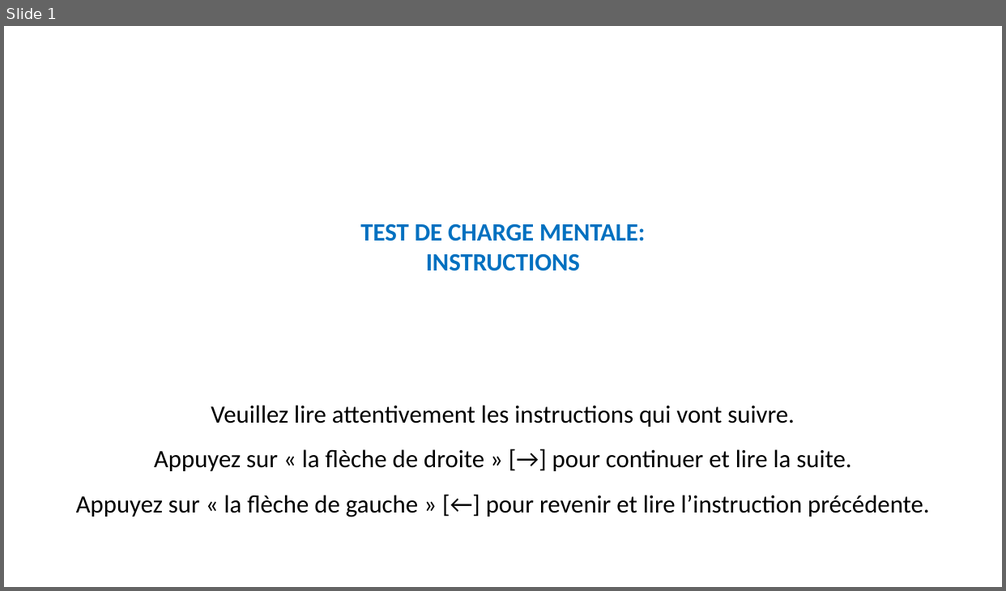
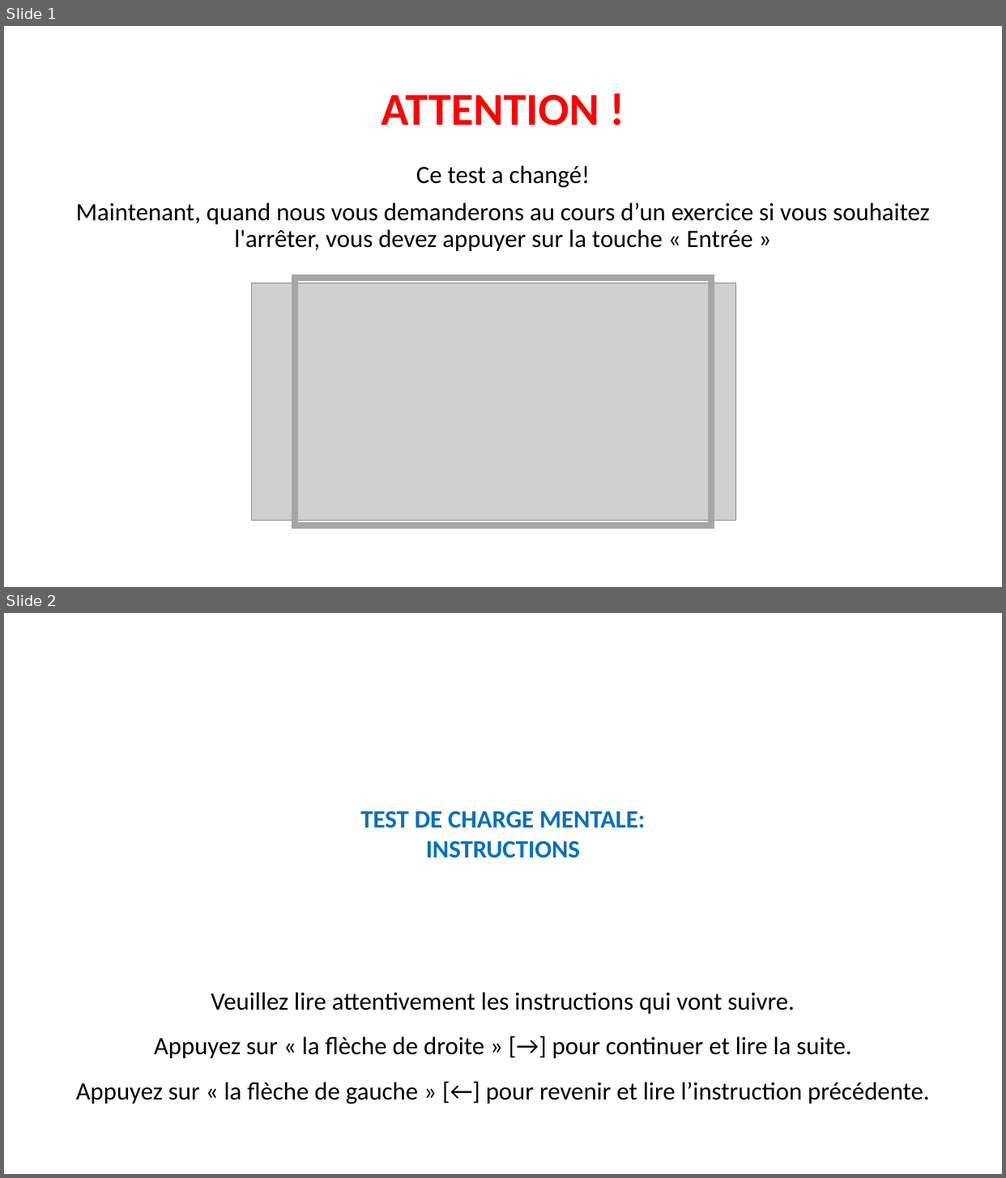
Before and after one commit to MBB-team/Online_Testing, a slide deck: src/EngMain2/Stimuli/Instructions.pptx. Shown one above the other, each under a label of ours: slide 1 before the commit, slides 1 and 2 after it. The pictures are 1006x591 and 1006x1178 pixels, drawn with LibreOffice and Linux fonts; fonts in the diff are those of the drawing; grey boxes stand for pictures. Boxes give left, top, right and bottom in pixels: in the first picture for what was removed or moved away, otherwise in the second. Text is boxed around its words. In the diff, an @@ line names an element or a change of style, - is before the commit and + after.

```diff
--- a/src/EngMain2/Stimuli/Instructions.pptx
+++ b/src/EngMain2/Stimuli/Instructions.pptx
@@ slide 1 added at <box>4,26,1002,587</box>, background #FFFFFF @@
@@ title added at <box>381,95,599,126</box>, 44 pt, text #FF0000, bold @@
+ATTENTION !
@@ text added at <box>76,165,930,251</box>, 24 pt, text #000000 @@
+Ce test a changé!
+Maintenant, quand nous vous demanderons au cours d’un exercice si vous souhaitez l'arrêter, vous devez appuyer sur la touche « Entrée »
@@ picture added at <box>252,284,736,521</box> @@
@@ rectangle added at <box>296,278,711,526</box>, outline #A6A6A6 6 pt @@
@@ what was slide 1 is now slide 2 @@
```
Also in this commit, not shown: 1 slide changed, 16 other files.
